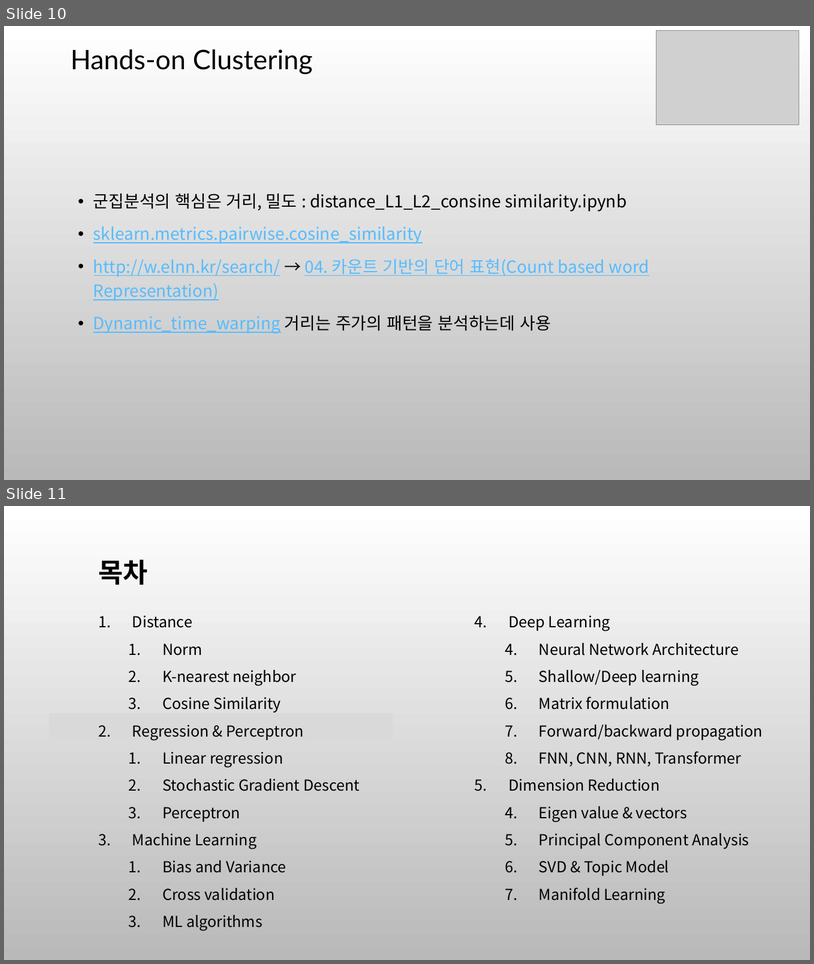
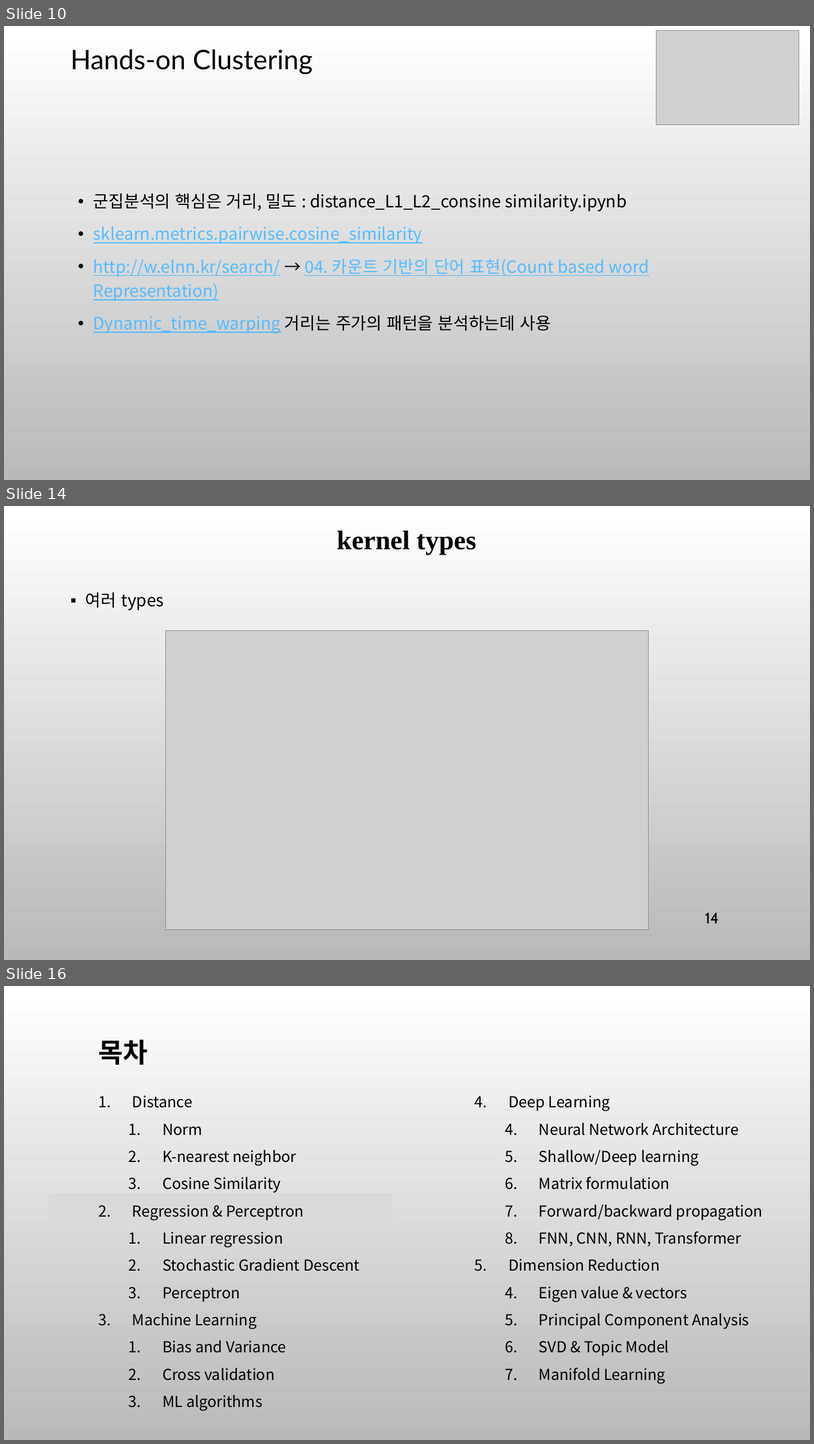
Before and after one commit to ancestor9/mathematics-for-machine-learning, a slide deck: 7_Applications of mathematics.pptx. Shown one above the other, each under a label of ours: slides 10 and 11 before the commit, slides 10, 14 and 16 after it; the slides between them are not shown. The pictures are 814x964 and 814x1444 pixels, drawn with LibreOffice and Linux fonts; fonts in the diff are those of the drawing; grey boxes stand for pictures; background and template pictures are left out. Boxes give left, top, right and bottom in pixels: in the first picture for what was removed or moved away, otherwise in the second. Text is boxed around its words. In the diff, an @@ line names an element or a change of style, - is before the commit and + after.

```diff
--- a/7_Applications of mathematics.pptx
+++ b/7_Applications of mathematics.pptx
@@ slide 14 added at box(4, 506, 810, 960), background picture (left out) @@
@@ title added at box(337, 531, 477, 555), 32 pt, text #000000, bold @@
+kernel types
@@ text added at box(86, 592, 164, 610), 20 pt, text #000000 @@
+▪ 여러 types
@@ picture added at box(165, 631, 649, 930) @@
@@ page number added at box(705, 912, 719, 923), 18 pt, text #000000 @@
+14
@@ what was slide 11 is now slide 16 @@
```
Also in this commit, not shown: 4 slides changed, 7 other slides added, 1 other file.
